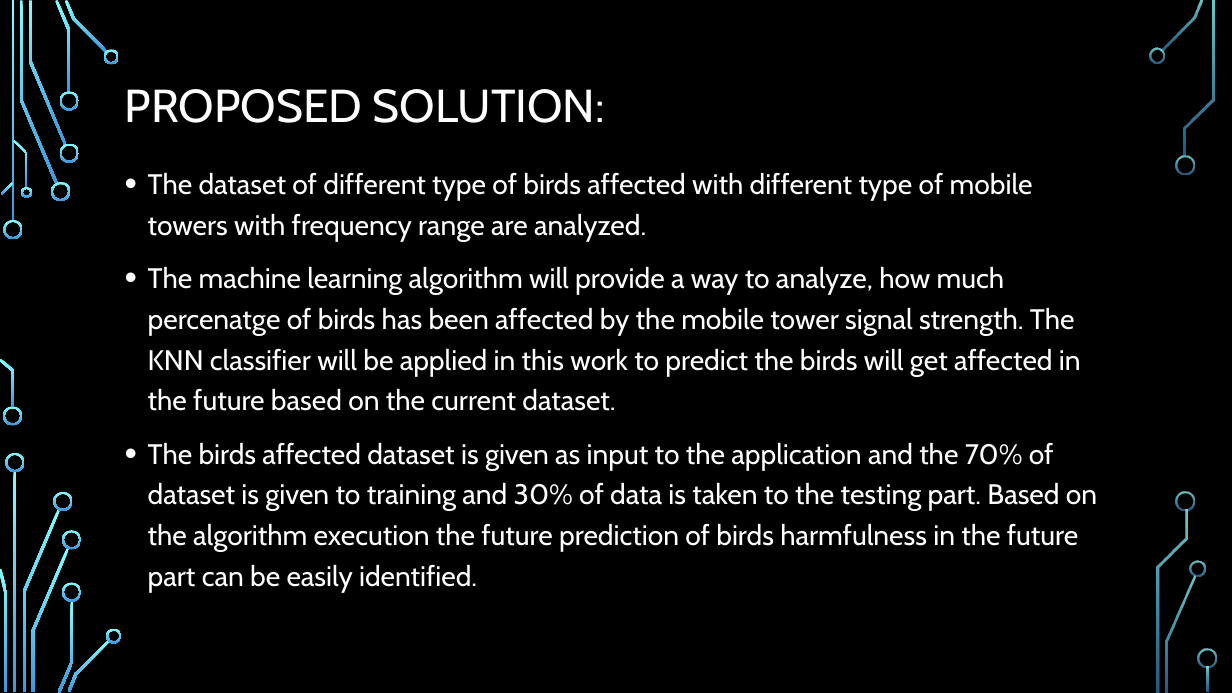
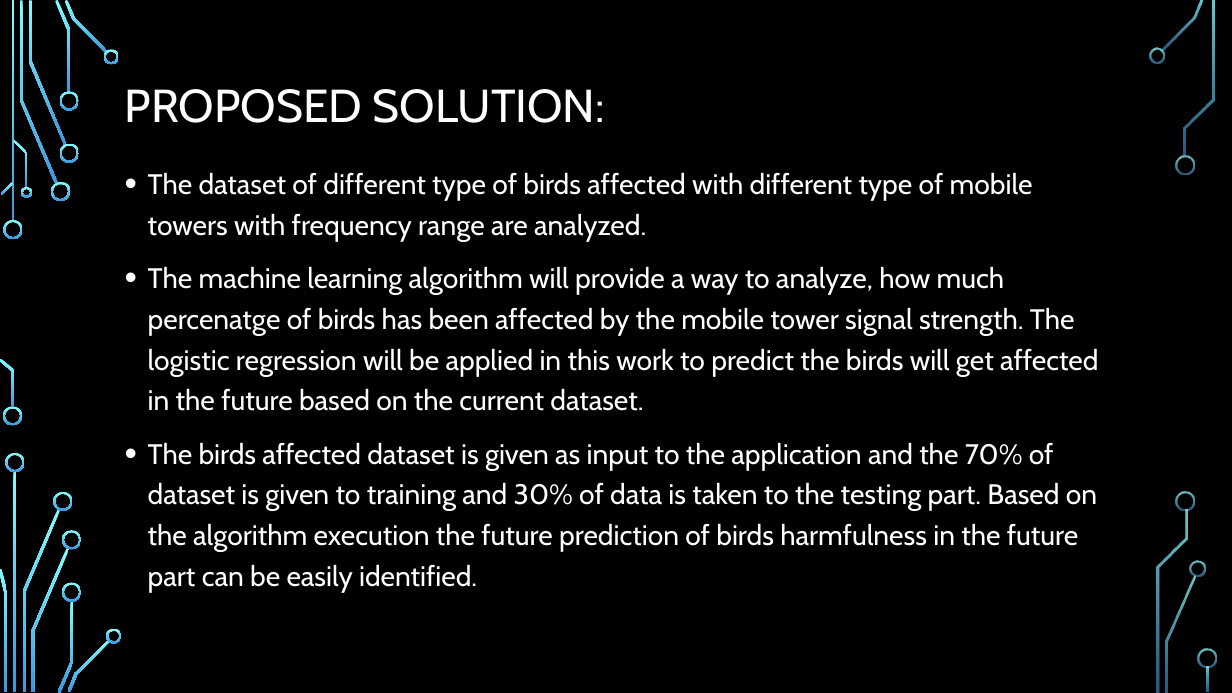
Before and after one commit to SharanyaAmudala/Impact-of-Mobile-Towers-on-Birds, a slide deck: slide 8 of Final PPT.pptx. Drawn at 1232x693 pixels with LibreOffice and Linux fonts; fonts in the diff are those of the drawing; background and template pictures are left out. Boxes give left, top, right and bottom in pixels: in the first picture for what was removed or moved away, otherwise in the second. Text is boxed around its words. In the diff, an @@ line names an element or a change of style, - is before the commit and + after.

```diff
--- a/Final PPT.pptx
+++ b/Final PPT.pptx
@@ text at <box>148,266,1098,411</box>: text changed @@
-• The machine learning algorithm will provide a way to analyze, how much percenatge of birds has been affected by the mobile tower signal strength. The KNN classifier will be applied in this work to predict the birds will get affected in the future based on the current dataset.
+• The machine learning algorithm will provide a way to analyze, how much percenatge of birds has been affected by the mobile tower signal strength. The logistic regression will be applied in this work to predict the birds will get affected in the future based on the current dataset.
```
Also in this commit, not shown: 3 other slides changed, 2 slides added.
